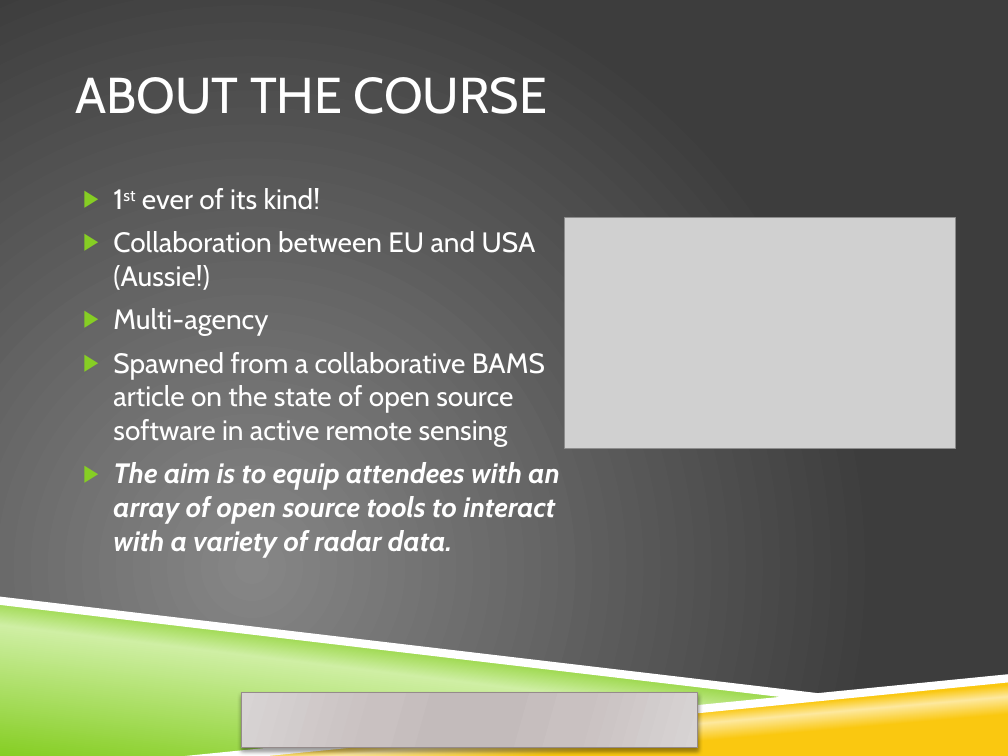
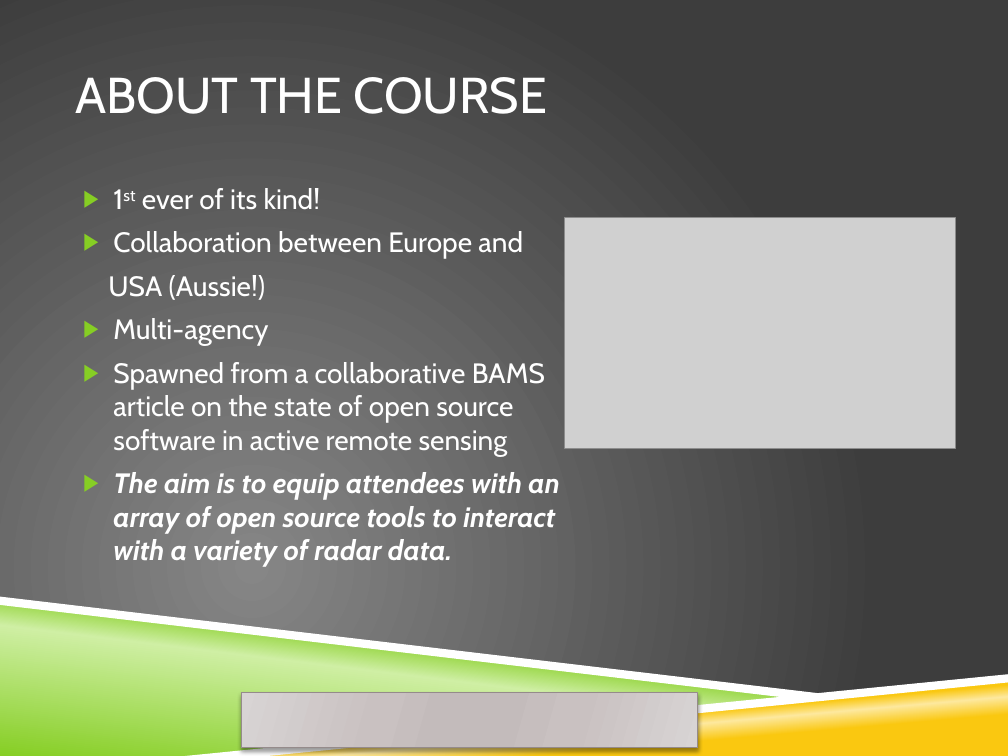
Before and after one commit to openradar/open_source_radar_short_course, a slide deck: slide 2 of powerpoint/1 welcome.pptx. Drawn at 1008x756 pixels with LibreOffice and Linux fonts; fonts in the diff are those of the drawing; grey boxes stand for pictures; background and template pictures are left out. Boxes give left, top, right and bottom in pixels: in the first picture for what was removed or moved away, otherwise in the second. Text is boxed around its words. In the diff, an @@ line names an element or a change of style, - is before the commit and + after.

Commit message:
ENH:DBM's edits

```diff
--- a/powerpoint/1 welcome.pptx
+++ b/powerpoint/1 welcome.pptx
@@ text at (x1=108, y1=231, x2=523, y2=300): text changed @@
-▶ Collaboration between EU and USA (Aussie!)
+▶ Collaboration between Europe and
+USA (Aussie!)
```
Also in this commit, not shown: 2 other slides changed.
